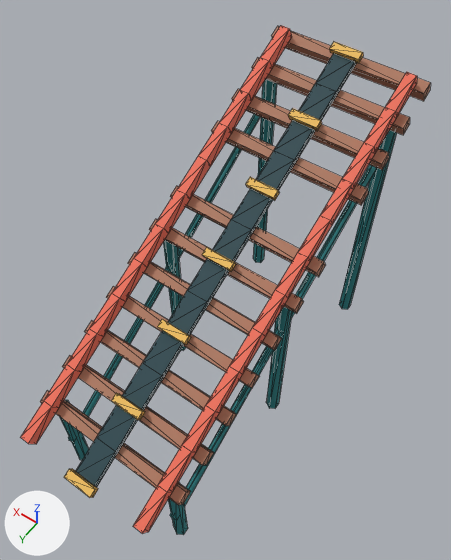
The glTF model games/brightway-park/public/art/models/track_lift.glb as it was, and as the next commit left it.
Both versions are drawn from a 50 mm lens placed at (-2.1, 2.88, 6.39), pointed at (0.04, -0.12, 1.68). Arrows for +X, +Y and +Z are at lower left; the lights stay in place. The first picture is the older version. Mesh edges are drawn as thin lines. Where no turn or scale is listed for an object, it has been applied to the vertices.

Objects in the first picture: 'track_lift_0', 'track_lift_1', 'track_lift_2', 'track_lift_3', 'track_lift_4'.
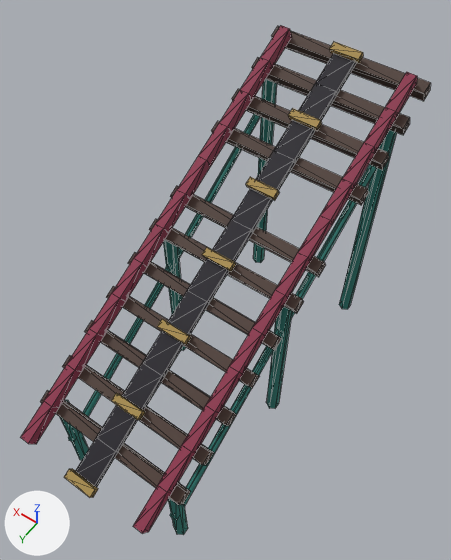
The change in detail:
Material 'Material_0' (mat_material_0) changes colour from red #ef7059 to red #8c2f4a; in linear values from (0.863, 0.162, 0.0999) to (0.262, 0.0284, 0.0685).
Material 'Material_1' (mat_material_1) changes colour from brown #ad7960 to brown #4d3b33; in linear values from (0.418, 0.191, 0.117) to (0.0742, 0.0437, 0.0331).
Material 'Material_3' (mat_material_3) changes colour from dark cyan #24444c to black #17131f; in linear values from (0.0176, 0.0578, 0.0723) to (0.00857, 0.00651, 0.0137).
Material 'Material_4' (mat_material_4) changes colour from orange #edbc5c to brown #a68a4a; in linear values from (0.847, 0.503, 0.107) to (0.381, 0.254, 0.0685).

Boxes [x1, y1, x2, y2] around the edits, measured in the pictures (451 x 560 px):
'track_lift_1', recoloured
    both: [40, 26, 431, 505]
'track_lift_0', recoloured
    both: [20, 26, 417, 534]
'track_lift_3', recoloured
    both: [75, 54, 357, 487]
'track_lift_4', recoloured
    both: [64, 42, 363, 498]
